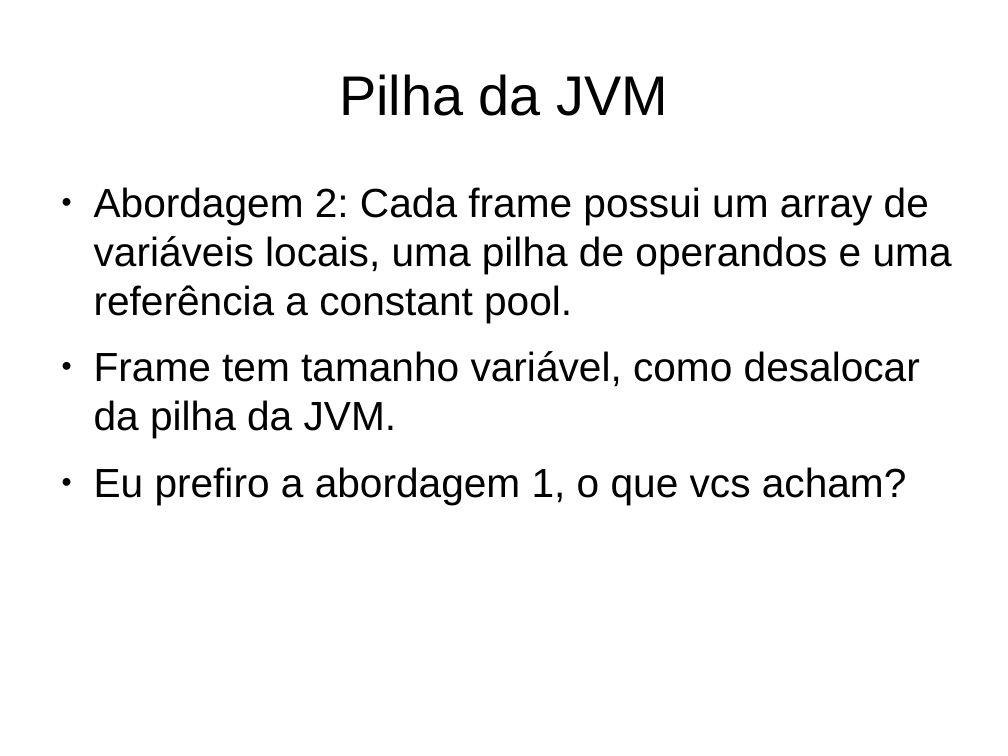
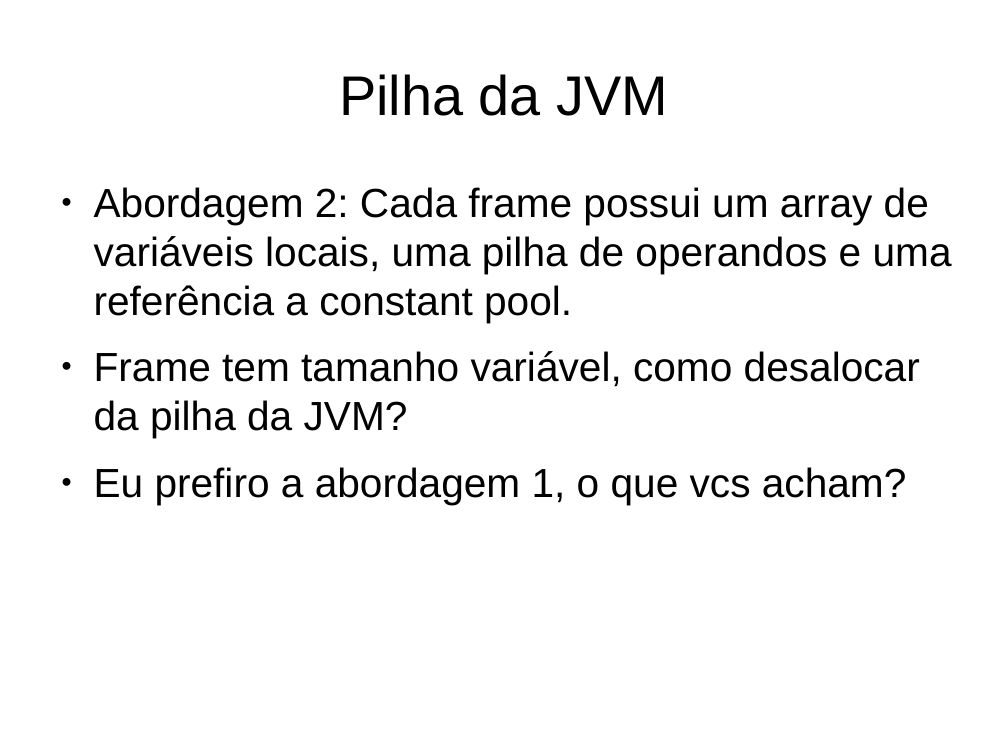
Before and after one commit to gabrielmm1234/jvm-sb, a slide deck: slide 12 of projetoLogico/apresentacao.odp (slide 13 before the commit). Drawn at 1008x756 pixels with LibreOffice and Linux fonts; fonts in the diff are those of the drawing. Boxes give left, top, right and bottom in pixels: in the first picture for what was removed or moved away, otherwise in the second. Text is boxed around its words. In the diff, an @@ line names an element or a change of style, - is before the commit and + after.

```diff
--- a/projetoLogico/apresentacao.odp
+++ b/projetoLogico/apresentacao.odp
@@ text at [94, 351, 920, 438]: text changed @@
-● Frame tem tamanho variável, como desalocar da pilha da JVM.
+● Frame tem tamanho variável, como desalocar da pilha da JVM?
```
Also in this commit, not shown: 4 other slides changed, 2 slides added, 1 slide removed.
